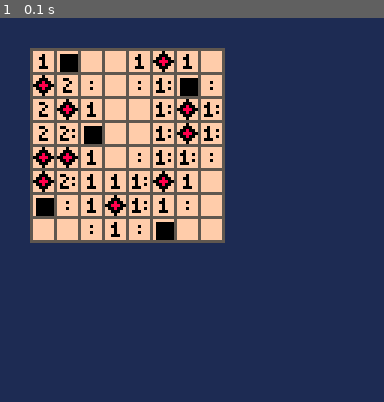
Above: before the commit, frame 1.
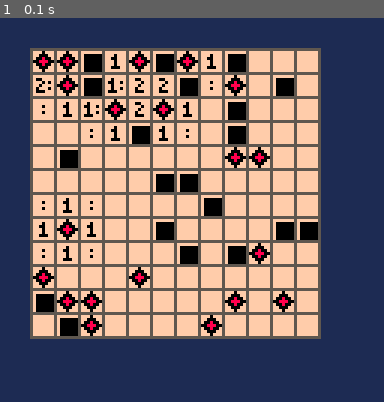
Above: after the commit, the same moment.

Repository: zommerfelds/ldjam57-p8sweeper
Game: PICO-8 cartridge p8sweeper.p8
Two runs of this game, one before a commit and one after it. Both use one fixed random seed, a clock stepped at 60 frames per second and the inputs below.
Inputs:
- Up to frame 1 (0.1 s): no input

The runs differ from the first frame. In frame 1, 37% of the frame differs, in the area x 7-84%, y 7-84%.

Commit message:
Refactor

Diff:
--- a/game.lua
+++ b/game.lua
@@ -1,7 +1,9 @@
-grid_offset_x = 10
-grid_offset_y = 10
-grid_width = 8
-grid_height = 8
+GRID_OFFSET_X = 10
+GRID_OFFSET_Y = 10
+GRID_WIDTH = 12
+GRID_HEIGHT = 12
+CELL_WIDTH = 8
+CELL_HEIGHT = 8
 
 -- Define constants for grid values
 EMPTY_FIELD = 0
@@ -10,9 +12,9 @@
 
 -- Initialize the grid
 grid = {}
-for i = 1, grid_width do
+for i = 1, GRID_WIDTH do
   grid[i] = {}
-  for j = 1, grid_height do
+  for j = 1, GRID_HEIGHT do
     grid[i][j] = EMPTY_FIELD -- Default all fields to empty
   end
 end
@@ -22,37 +24,37 @@
   for _ = 1, mine_count do
     local x, y
     repeat
-      x = flr(rnd(grid_width)) + 1
-      y = flr(rnd(grid_height)) + 1
+      x = flr(rnd(GRID_WIDTH)) + 1
+      y = flr(rnd(GRID_HEIGHT)) + 1
     until grid[x][y] == EMPTY_FIELD -- Ensure the field is empty
     grid[x][y] = MINE_FIELD
   end
 end
 
 -- Place 10 random mines
-place_random_mines(grid, 10)
+place_random_mines(grid, 20)
 
 -- Function to place random solid fields
 function place_random_solids(grid, solid_count)
   for _ = 1, solid_count do
     local x, y
     repeat
-      x = flr(rnd(grid_width)) + 1
-      y = flr(rnd(grid_height)) + 1
+      x = flr(rnd(GRID_WIDTH)) + 1
+      y = flr(rnd(GRID_HEIGHT)) + 1
     until grid[x][y] == EMPTY_FIELD -- Ensure the field is empty
     grid[x][y] = SOLID_FIELD
   end
 end
 
 -- Place 5 random solid fields
-place_random_solids(grid, 5)
+place_random_solids(grid, 20)
 
 -- Function to calculate neighboring mines
 function calculate_neighbors(grid)
   local neighbors = {}
-  for i = 1, grid_width do
+  for i = 1, GRID_WIDTH do
     neighbors[i] = {}
-    for j = 1, grid_height do
+    for j = 1, GRID_HEIGHT do
       local count = 0
       -- Check all adjacent cells
       for dx = -1, 1 do
@@ -81,8 +83,8 @@
 
 function draw_number(grid_x, grid_y, number)
   local fnumber = flr(number)
-  local x = grid_offset_x + (grid_x - 1) * grid_width + 3
-  local y = grid_offset_y + (grid_y - 1) * grid_height + 2
+  local x = GRID_OFFSET_X + (grid_x - 1) * CELL_WIDTH + 3
+  local y = GRID_OFFSET_Y + (grid_y - 1) * CELL_HEIGHT + 2
   if number == 0 then return end
   if number == 0.5 then
     sspr(3 * 7, 0, 1, 5, x + 1, y) -- draw the half symbol in the middle
@@ -108,14 +110,14 @@
 function _draw()
   cls(1)
   --rectfill(0, 0, 127, 127, 2)
-  rectfill(grid_offset_x, grid_offset_y, grid_offset_x + grid_width * 8, grid_offset_y + grid_height * 8, 15)
-  for i = 1, grid_width + 1 do
-    local x = grid_offset_x + (i - 1) * grid_width
-    for j = 1, grid_height + 1 do
-      local y = grid_offset_y + (j - 1) * grid_height
-      line(x, grid_offset_y, x, grid_offset_y + grid_width * 8, 5) -- vertical lines
-      line(grid_offset_x, y, grid_offset_x + grid_width * 8, y, 5) -- horizontal lines
-      if i <= grid_width and j <= grid_height then
+  rectfill(GRID_OFFSET_X, GRID_OFFSET_Y, GRID_OFFSET_X + GRID_WIDTH * CELL_WIDTH, GRID_OFFSET_Y + GRID_HEIGHT * CELL_HEIGHT, 15)
+  for i = 1, GRID_WIDTH + 1 do
+    local x = GRID_OFFSET_X + (i - 1) * CELL_WIDTH
+    for j = 1, GRID_HEIGHT + 1 do
+      local y = GRID_OFFSET_Y + (j - 1) * CELL_HEIGHT
+      line(x, GRID_OFFSET_Y, x, GRID_OFFSET_Y + CELL_HEIGHT * GRID_HEIGHT, 5) -- vertical lines
+      line(GRID_OFFSET_X, y, GRID_OFFSET_X + CELL_WIDTH * GRID_WIDTH, y, 5) -- horizontal lines
+      if i <= GRID_WIDTH and j <= GRID_HEIGHT then
         if grid[i][j] == MINE_FIELD then
           spr(16, x + 1, y + 1)
         elseif grid[i][j] == SOLID_FIELD then
